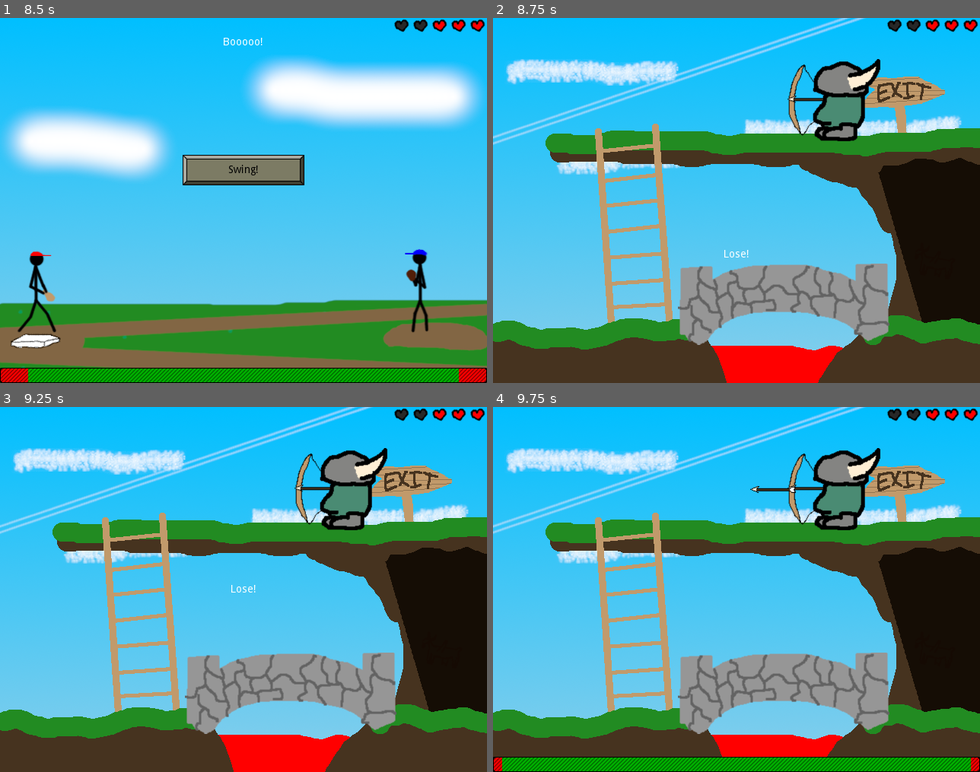
Above: before the commit, frames 1-4 (two rows, left to right).
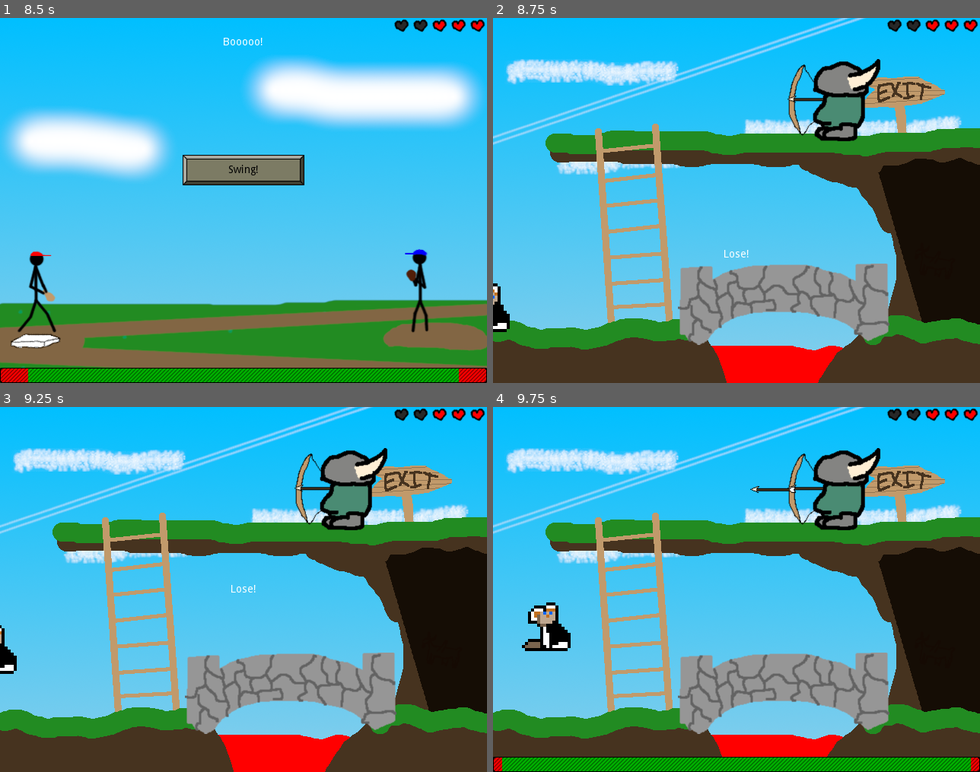
Above: after the commit, the same moments.

Repository: swashdev/minigame-madness
Game: Godot game, scene res://master/scenes/main.tscn
Two runs of this game, one before a commit and one after it. Both use one fixed random seed, a clock stepped at 60 frames per second and the inputs below.
Inputs:
- Up to frame 1 (8.5 s): tap Enter at 0.5 s; hold Right (ui_right) 0.53-2.03 s; tap Space (ui_select) at 0.77, 1.52, 3.02, 3.77, 4.52, 5.75, 6.02, 6.77, 7.52 s; hold Left (ui_left) 2.03-4.28 s; hold Right (ui_right) 4.28-8.03 s; tap A at 6.5 s; hold Left (ui_left) from 8.03 s (still down)
- Up to frame 2 (8.75 s): keep holding Left (ui_left)
- Up to frame 3 (9.25 s): keep holding Left (ui_left); tap Space (ui_select) at 9.02 s
- Up to frame 4 (9.75 s): release Left (ui_left) at 9.53 s; hold Right (ui_right) from 9.53 s (still down)

Frame 1 is identical in both runs. In frame 2, 0.3% of the frame differs, in the area x 0-4%, y 72-87%; in frame 3, 0.3%; in frame 4, 0.9%, in the area x 5-16%, y 53-67%.

Commit message:
[LOSE] clamp FluffyPlatformer's position to screen.

Diff:
--- a/mini/lose/scripts/characters/fluffy_platformer.gd
+++ b/mini/lose/scripts/characters/fluffy_platformer.gd
@@ -73,6 +73,9 @@
 	# If dead, Fluffy's sprite will rotate in an assuredly amusing manner.
 	if _dead:
 		$Sprite.rotation_degrees += 90.0 * delta
+	else:
+		position.x = clamp( position.x, 0.0, 640.0 )
+		position.y = clamp( position.y, 0.0, 480.0 )
 
 
 # Horizontally flips Fluffy's sprite.
